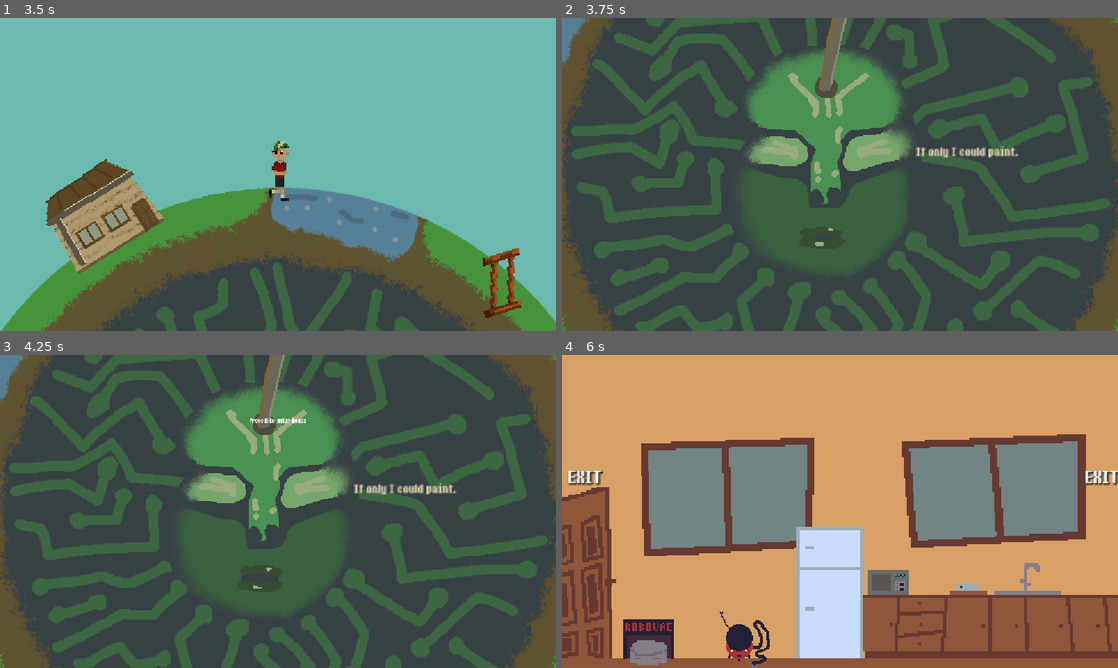
Above: before the commit, frames 1-4 (two rows, left to right).
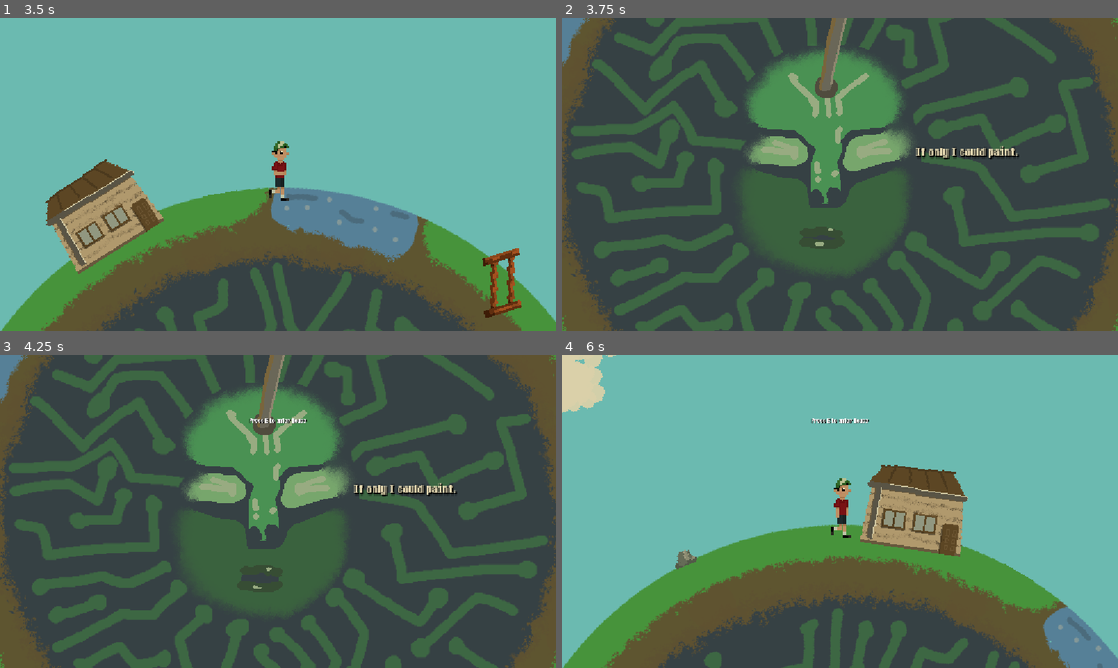
Above: after the commit, the same moments.

Repository: Cobs-0/Feed-the-Bot
Game: Godot game, scene res://World/Room/Room.tscn
The game is run twice, just before and just after one commit, with the same random seed, the same clock (stepped at 60 frames per second) and the same inputs. This scene is started directly instead of the project's main scene.
Inputs:
- Up to frame 1 (3.5 s): tap Enter at 0.5 s; hold D (move_right) 0.53-1.28 s; hold E (interact) 0.53-1.28 s; hold A (move_left) 1.28-2.03 s; tap E (interact) at 1.35, 2.85 s; hold E (interact) 2.03-2.78 s; hold D (move_right) from 2.03 s (still down)
- Up to frame 2 (3.75 s): release D (move_right) at 3.53 s; hold A (move_left) from 3.53 s (still down); hold E (interact) from 3.53 s (still down)
- Up to frame 3 (4.25 s): keep holding A (move_left); keep holding E (interact)
- Up to frame 4 (6 s): release E (interact) at 4.28 s; tap E (interact) at 4.35, 5.85 s; hold E (interact) 5.03-5.78 s; release A (move_left) at 5.78 s; hold D (move_right) from 5.78 s (still down)

Frame 1 is identical in both runs. In frame 2, 0.4% of the frame differs, in the area x 63-83%, y 40-46%; in frame 3, 0.5%; in frame 4, 100%, in the area x 0-100%, y 0-100%.
Error before the commit: Invalid access to property or key 'text' on a base object of type 'Nil'. (res://World/water.gd:138)
Error after the commit: Invalid access to property or key 'text' on a base object of type 'Nil'. (res://World/water.gd:118)

Commit message:
Bug_Fixes

Diff:
--- a/FX/fireball.tscn
+++ b/FX/fireball.tscn
@@ -4,6 +4,7 @@
 [ext_resource type="Texture2D" uid="uid://c55qc660dmh5v" path="res://assets/New/fireball.png" id="2_snhxo"]
 
 [node name="Fireball" type="Node2D" unique_id=812835527]
+z_index = 4
 script = ExtResource("1_23bqr")
 
 [node name="Sprite2D" type="Sprite2D" parent="." unique_id=855181189]
--- a/Npcs/artist.tscn
+++ b/Npcs/artist.tscn
@@ -58,6 +58,7 @@
 shape = SubResource("RectangleShape2D_h1wyg")
 
 [node name="DialogueLabel" type="Label" parent="." unique_id=1594725132]
+texture_filter = 1
 offset_left = -100.0
 offset_top = -100.0
 offset_right = 140.0
--- a/Npcs/miner.tscn
+++ b/Npcs/miner.tscn
@@ -43,6 +43,7 @@
 shape = SubResource("RectangleShape2D_h1wyg")
 
 [node name="DialogueLabel" type="Label" parent="." unique_id=2061346865]
+texture_filter = 1
 offset_left = -100.0
 offset_top = -100.0
 offset_right = 140.0
--- a/World/Room/room.gd
+++ b/World/Room/room.gd
@@ -11,6 +11,7 @@
 var near_exit: bool = false
 var near_exit2: bool = false
 var near_lantern: bool = false
+var blocked_direction: float = 0.0
 
 func _ready() -> void:
 	# Connect signals for exits and lantern
@@ -96,6 +97,22 @@
 		interact_label.text = ""
 		interact_label.visible = false
 
+func _on_rightwall_area_entered(area: Area2D) -> void:
+	if area.name == "PlayerArea":
+		blocked_direction = 1.0
+		movable_player.set_blocked_direction(blocked_direction)
 
-func _on_exit_area_exited(area: Area2D) -> void:
-	pass # Replace with function body.
+func _on_rightwall_area_exited(area: Area2D) -> void:
+	if area.name == "PlayerArea":
+		blocked_direction = 0.0
+		movable_player.set_blocked_direction(blocked_direction)
+
+func _on_leftwall_area_entered(area: Area2D) -> void:
+	if area.name == "PlayerArea":
+		blocked_direction = -1.0
+		movable_player.set_blocked_direction(blocked_direction)
+
+func _on_leftwall_area_exited(area: Area2D) -> void:
+	if area.name == "PlayerArea":
+		blocked_direction = 0.0
+		movable_player.set_blocked_direction(blocked_direction)
--- a/World/cave.tscn
+++ b/World/cave.tscn
@@ -5,6 +5,7 @@
 [ext_resource type="PackedScene" uid="uid://hxlo3mgcx8ud" path="res://player/player.tscn" id="2_player"]
 [ext_resource type="Texture2D" uid="uid://dnj3qpjj7sumf" path="res://assets/New/lantern.png" id="4_rgvjd"]
 [ext_resource type="PackedScene" uid="uid://dd2i64ja0rav" path="res://Npcs/miner.tscn" id="5_3edhx"]
+[ext_resource type="FontFile" uid="uid://bjhs7xdy20oyf" path="res://Fonts/Ithaca-LVB75.ttf" id="5_so5xg"]
 [ext_resource type="Script" uid="uid://bs87hffpovu00" path="res://Npcs/miner.gd" id="6_rgvjd"]
 
 [sub_resource type="Gradient" id="Gradient_light"]
@@ -18,6 +19,10 @@
 
 [sub_resource type="RectangleShape2D" id="RectangleShape2D_lantern"]
 size = Vector2(50, 50)
+
+[sub_resource type="LabelSettings" id="LabelSettings_uc8vw"]
+font = ExtResource("5_so5xg")
+shadow_color = Color(0, 0, 0, 1)
 
 [sub_resource type="RectangleShape2D" id="RectangleShape2D_exit"]
 size = Vector2(102, 188)
@@ -85,6 +90,7 @@
 offset_right = 20.0
 offset_bottom = -37.0
 text = "EXIT"
+label_settings = SubResource("LabelSettings_uc8vw")
 
 [node name="CollisionShape2D" type="CollisionShape2D" parent="Exit" unique_id=1744578761]
 shape = SubResource("RectangleShape2D_exit")
--- a/World/guard.tscn
+++ b/World/guard.tscn
@@ -32,6 +32,7 @@
 shape = SubResource("RectangleShape2D_h1wyg")
 
 [node name="DialogueLabel" type="Label" parent="GuardCollisionBody" unique_id=1594725132]
+texture_filter = 1
 offset_left = -100.0
 offset_top = -100.0
 offset_right = 140.0
--- a/World/water.gd
+++ b/World/water.gd
@@ -60,32 +60,14 @@
 		bridge_sprite.visible = true
 
 func _input(event: InputEvent) -> void:
-	print("Water _input running!") # DEBUG
-	print("player_in_range: ", player_in_range) # DEBUG
-	print("Event action pressed (interact): ", event.is_action_pressed("interact")) # DEBUG
-
 	if not player_in_range: return
 
 	if event.is_action_pressed("interact"):
-		print("--- Interact Pressed ---") # DEBUG
-
-		# Removed: if Global.world_state["bridge_built"]: return
-
-		if Global.current_item:
-			print("Current Item Name: ", Global.current_item.name)
-			print("Is current item Hoover? ", Global.current_item.name == "Hoover") # DEBUG
-		else:
-			print("Current Item: None")
-		print("Hoover filled with water state: ", Global.world_state.get("hoover_filled_with_water", false))
 
 		var has_hoover = Global.current_item and Global.current_item.name == "Hoover"
 		var hoover_is_filled = Global.world_state.get("hoover_filled_with_water", false)
 
-		print("has_hoover: ", has_hoover) # DEBUG
-		print("hoover_is_filled: ", hoover_is_filled) # DEBUG
-
 		if has_hoover and not hoover_is_filled:
-			print("Entering Hoover interaction block - Condition passed!") # DEBUG
 			# AI Dialogue: "Give me that!"
 			if ai_dialogue_label and ai_animated_sprite:
 				ai_dialogue_label.text = "Give me that!"
@@ -99,10 +81,8 @@
 				if interact_label:
 					interact_label.visible = false # Hide label during animation
 		elif not has_hoover: # No Hoover, or wrong item
-			print("Entering Inspect water block - No Hoover detected.") # DEBUG
 			inspect_water()
 		elif has_hoover and hoover_is_filled: # Hoover is filled
-			print("Entering Hoover full block - Hoover is already full.") # DEBUG
 			if interact_label:
 				interact_label.text = "The Hoover is already full!"
 				interact_label.visible = true
@@ -165,10 +145,8 @@
 		ai_cam.enabled = false
 
 func _on_area_entered(area: Area2D) -> void:
-	print("Water Area Entered! Area: ", area.name) # DEBUG
 	if area.name == "PlayerArea":
 		player_in_range = true
-		print("player_in_range after entered: ", player_in_range) # DEBUG
 
 		# Handle Interact Label visibility based on Hoover and Bridge state
 		if interact_label:
@@ -193,10 +171,8 @@
 				world.set_blocked_direction(sign(move_dir))
 
 func _on_area_exited(area: Area2D) -> void:
-	print("Water Area Exited! Area: ", area.name) # DEBUG
 	if area.name == "PlayerArea":
 		player_in_range = false
-		print("player_in_range after exited: ", player_in_range) # DEBUG
 		if interact_label:
 			interact_label.visible = false
 
--- a/World/world.gd
+++ b/World/world.gd
@@ -263,10 +263,6 @@
 		if Global.world_state.get("water_sucked", false): # If water has been sucked (implies NO water visually, so show last frame)
 			Globe.frame = Globe.sprite_frames.get_frame_count("Water") - 1 # Set to last frame (no water)
 			Globe.set_deferred("playing", false) # Hold last frame
-			print("World.gd _set_globe_water_state(): Water sucked. Globe.frame set to:", Globe.frame)
 		else: # If water has NOT been sucked (implies WATER PRESENT visually, so show first frame)
 			Globe.frame = 0 # Set to first frame (water present)
 			Globe.set_deferred("playing", false) # Hold first frame
-			print("World.gd _set_globe_water_state(): Water present. Globe.frame set to:", Globe.frame)
-	else:
-		print("World.gd _set_globe_water_state(): ERROR: Globe is not a valid AnimatedSprite2D during deferred call!")
--- a/World/world.tscn
+++ b/World/world.tscn
@@ -91,6 +91,8 @@
 
 [sub_resource type="LabelSettings" id="LabelSettings_i8dl0"]
 font = ExtResource("23_yfuda")
+shadow_size = 2
+shadow_color = Color(0, 0, 0, 1)
 
 [node name="World" type="Node2D" unique_id=1413212604]
 script = ExtResource("1_8a836")
@@ -98,6 +100,7 @@
 [node name="Globe" type="AnimatedSprite2D" parent="." unique_id=508770498]
 z_index = 2
 sprite_frames = SubResource("SpriteFrames_rw02v")
+animation = &"Water"
 
 [node name="Ground" type="Path2D" parent="Globe" unique_id=667570290]
 curve = SubResource("Curve2D_j8job")
@@ -169,6 +172,7 @@
 frame_progress = 0.11773943
 
 [node name="AI_Dialogue" type="Label" parent="Globe/AI" unique_id=207112091]
+texture_filter = 1
 offset_left = 79.0
 offset_top = -31.0
 offset_right = 220.0
--- a/scripts/main.tscn
+++ b/scripts/main.tscn
@@ -8,6 +8,8 @@
 
 [sub_resource type="LabelSettings" id="LabelSettings_0xm2m"]
 font = ExtResource("6_kv812")
+shadow_size = 2
+shadow_color = Color(0, 0, 0, 1)
 
 [node name="Main" type="Node2D" unique_id=372716763]
 script = ExtResource("0_main_script")
@@ -15,9 +17,6 @@
 [node name="World" parent="." unique_id=190776170 instance=ExtResource("1_0xm2m")]
 position = Vector2(1, 380)
 rotation_speed = 1.0
-
-[node name="Globe" parent="World" index="0" unique_id=508770498]
-
 
 [node name="Forrest" parent="World/Globe/Ground" parent_id_path=PackedInt32Array(190776170, 667570290) index="0" unique_id=455049850]
 position = Vector2(285, -285)
@@ -45,7 +44,7 @@
 [node name="AI_Dialogue" parent="World/Globe/AI" parent_id_path=PackedInt32Array(190776170, 1674827496) index="2" unique_id=207112091]
 text = "FEED ME!"
 
-[node name="Funnel" parent="World/Globe" index="2" unique_id=2014763869]
+[node name="Funnel" parent="World/Globe" parent_id_path=PackedInt32Array(190776170, 508770498) index="2" unique_id=2014763869]
 position = Vector2(-100, -400)
 rotation = -0.2443461
 
--- a/scripts/movable_player.gd
+++ b/scripts/movable_player.gd
@@ -4,12 +4,19 @@
 @onready var player_sprite: AnimatedSprite2D = $PlayerArea/PlayerSprite
 
 const SPEED = 300.0
+var _blocked_direction: float = 0.0
+
+func set_blocked_direction(dir: float) -> void:
+	_blocked_direction = dir
 
 func _ready() -> void:
 	update_inventory_visuals()
 
 func _physics_process(delta: float) -> void:
 	var direction := Input.get_axis("move_left", "move_right")
+
+	if _blocked_direction != 0 and sign(direction) == sign(_blocked_direction):
+		direction = 0
 
 	if direction != 0:
 		velocity.x = direction * SPEED
@@ -35,7 +42,6 @@
 	return false
 
 func drop_item() -> void:
-	print("MovablePlayer drop_item() called!") # DEBUG
 	Global.current_item = null
 	update_inventory_visuals()
 
